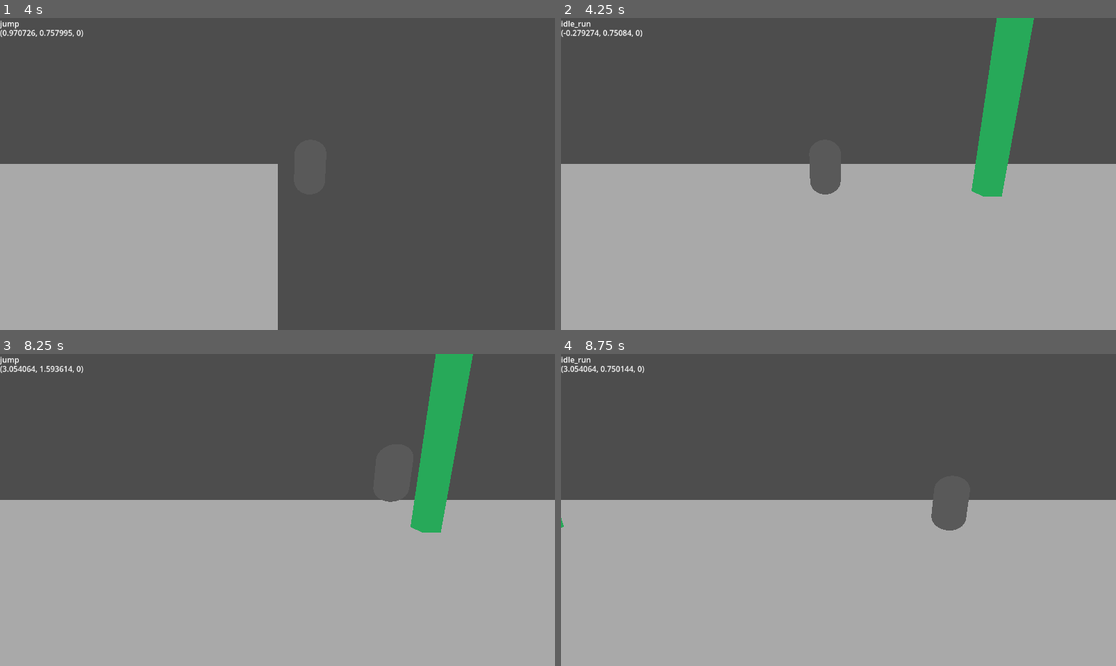
Above: before the commit, frames 1-4 (two rows, left to right).
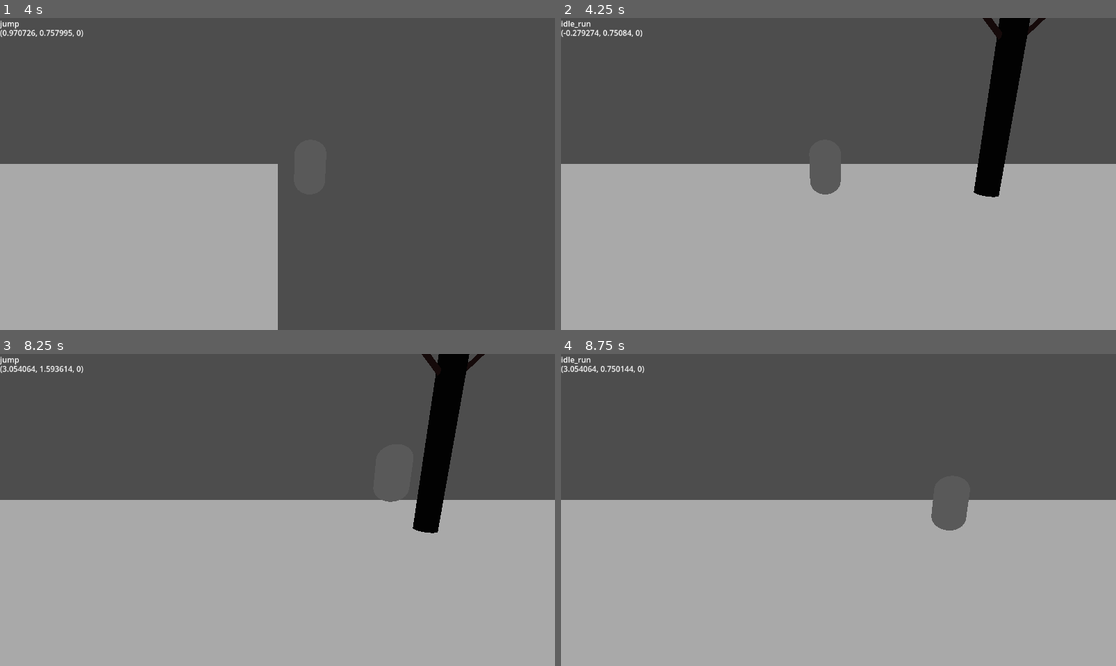
Above: after the commit, the same moments.

Repository: SHyguymoll/EternityGame_STRTeam
Game: Godot game, scene res://scenes/game.tscn
Same seed, same stepped clock (60 frames per second), same inputs: the game is played once before the commit and once after it.
Inputs:
- Up to frame 1 (4 s): hold Right (player_right) 0.53-1.28 s; tap X (player_jump) at 0.77, 1.52, 3.02, 3.77 s; hold Down (player_down) 1.28-2.03 s; hold Right (player_right) 2.03-3.53 s; tap Enter at 2.75 s; hold Left (player_left) from 3.53 s (still down)
- Up to frame 2 (4.25 s): keep holding Left (player_left)
- Up to frame 3 (8.25 s): tap X (player_jump) at 4.52, 6.02, 6.77, 7.52 s; release Left (player_left) at 5.03 s; hold Down (player_down) 5.03-5.78 s; hold Right (player_right) 5.78-8.03 s; hold Down (player_down) from 8.03 s (still down)
- Up to frame 4 (8.75 s): keep holding Down (player_down)

Frame 1 is identical in both runs. In frame 2, 3.6% of the frame differs, in the area x 73-88%, y 0-58%; in frame 3, 3.6%; in frame 4, less than 0.1%.

Commit message:
replaced debug models with actual models

Diff:
--- a/scenes/enemy.tscn
+++ b/scenes/enemy.tscn
@@ -1,20 +1,8 @@
-[gd_scene load_steps=8 format=3 uid="uid://chc56bofxwyry"]
+[gd_scene load_steps=6 format=3 uid="uid://chc56bofxwyry"]
 
 [ext_resource type="Script" path="res://scripts/enemy.gd" id="1_bnu0r"]
-
-[sub_resource type="StandardMaterial3D" id="StandardMaterial3D_3em2y"]
-albedo_color = Color(0.992157, 0.25098, 1, 1)
-
-[sub_resource type="BoxMesh" id="BoxMesh_x0rff"]
-material = SubResource("StandardMaterial3D_3em2y")
-size = Vector3(1.5, 1.5, 1.5)
-
-[sub_resource type="StandardMaterial3D" id="StandardMaterial3D_hwony"]
-albedo_color = Color(0.25098, 1, 0.537255, 1)
-
-[sub_resource type="BoxMesh" id="BoxMesh_s2ysc"]
-material = SubResource("StandardMaterial3D_hwony")
-size = Vector3(0.5, 7, 0.5)
+[ext_resource type="PackedScene" uid="uid://cw0jbwacidkhf" path="res://assets/models/dev/Car.gltf" id="2_flf3l"]
+[ext_resource type="PackedScene" uid="uid://7xcc40nb53ju" path="res://assets/models/dev/Telephone Pole.gltf" id="3_jbi8n"]
 
 [sub_resource type="BoxShape3D" id="BoxShape3D_5lmok"]
 size = Vector3(2.15137, 1.23969, 1.47168)
@@ -27,15 +15,11 @@
 collision_mask = 2
 script = ExtResource("1_bnu0r")
 
-[node name="JumpObstacle" type="MeshInstance3D" parent="."]
-transform = Transform3D(1, 0, 0, 0, 1, 0, 0, 0, 1, 0, 0.75, 0)
-visible = false
-mesh = SubResource("BoxMesh_x0rff")
+[node name="JumpObstacle" parent="." instance=ExtResource("2_flf3l")]
+transform = Transform3D(-0.375, 0, -3.27835e-08, 0, 0.375, 0, 3.27835e-08, 0, -0.375, 0, 0.345, 0)
 
-[node name="DodgeObstacle" type="MeshInstance3D" parent="."]
-transform = Transform3D(1, 0, 0, 0, 1, 0, 0, 0, 1, 0, 3.5, 0)
-visible = false
-mesh = SubResource("BoxMesh_s2ysc")
+[node name="DodgeObstacle" parent="." instance=ExtResource("3_jbi8n")]
+transform = Transform3D(-0.55, 0, -4.80825e-08, 0, 0.55, 0, 4.80825e-08, 0, -0.55, 0, 0, 0)
 
 [node name="JumpShape" type="CollisionShape3D" parent="."]
 transform = Transform3D(1, 0, 0, 0, 1, 0, 0, 0, 1, 0, 0.634178, 0)
--- a/scripts/enemy.gd
+++ b/scripts/enemy.gd
@@ -6,6 +6,11 @@
 var speed : float
 
 func _ready() -> void:
+	for child in get_children():
+		if child is CollisionShape3D:
+			child.disabled = true
+		else:
+			child.visible = false
 	match enemy_type:
 		EnemyTypes.JUMPING:
 			$JumpObstacle.visible = true
